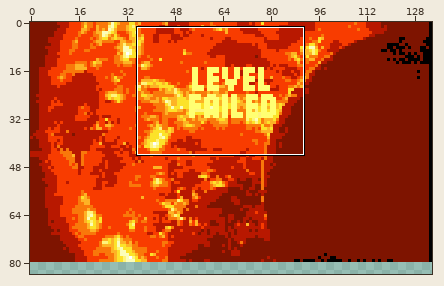
Two versions of one pixel-art file, assets/cutScenes/ase/game-over-earth-explodes.aseprite. Above, an overview of the earlier version with the close-up marked.
Close-up. Before the edit:
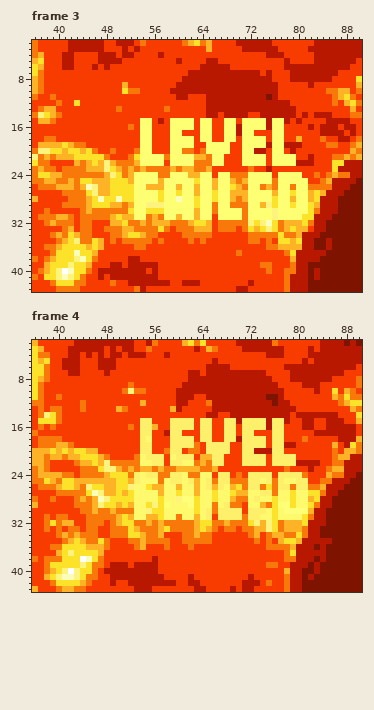
134x134 pixels, 40 frames. Colours within 5 levels of each other are drawn and written as one. Shown: frame 3: x 36..90, y 2..43; frame 4: x 36..90, y 2..43. The wide view leaves out empty margins. The commit also changed other frames or places, which this record leaves out.
Once edited:
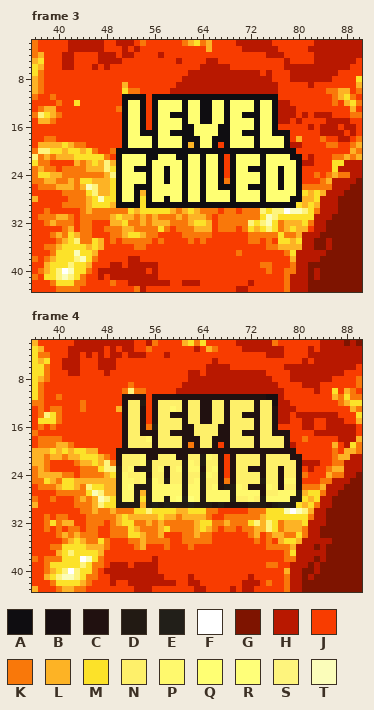
Palette (. is transparent): A #0f0d11  B #180e10  C #211110  D #221a13  E #221f19  F #ffffff  G #7e1400  H #b81800  J #f83c00  K #f9780a  L #fdb325  M #fce229  N #fef06a  P #fff96d  Q #ffff73  R #ffff79  S #fef47d  T #fbfdba
Change:
--- frame 3, layer "Layer 1"
@@ x 48..83 @@
 10 JJJMKKJJJJJHHHHHHHHHHHHHHHHHHJJJJJJJ
-11 JJJJJJJJJJJJHHJJJHHHHHHHHHHGHJJJJJJJ
-12 JJJJJJJJJJJJJJJJJHHHHHHHHHHHHHHJJJJJ
-13 JJKJJJJJJJKJJJJJJHHHHHHHHHHHHHHHJJJJ
-14 JJJJJJJJJJJJJJJJJHHJHHHHJJHHHHHHJHJH
-15 JJJJJJQQJHJQQQQJQQJJQQJQQQQHQQHJHJJJ
-16 JJJJKJQQJJJQQQQJQQJJQQHQQQQHQQJJJJHJ
-17 JJJJJJQQJJJQQJJJQQJJQQHQQJJJQQJJJJJJ
-18 JJJJJJQQJJJQQQQJQQJJQQJQQQQJQQJJLJJJ
-19 JJJJJJQQJJJQQQQJJQQQQJJQQQQHQQHHHJJJ
-20 JKJJJKQQJJJQQKKJKQQQQJJQQHHJQQJHJJJJ
-21 KJJJKMQQQQKQQQQLLKQQJJJQQQQJQQQQJJHJ
-22 SLKKKLQQQQJQQQQKKKQQJJJQQQQJQQQQHHHJ
-23 SMLKLKLKKKKLKLLKKLJJJJJJKJJHJJJJJJJJ
-24 LSMKLQQQQKKQQQLLQQJQQKKKQQQQJQQQQJJK
-25 LMMMLQQQQLQQQQQMQQLQQLKLQQQQKQQQQQJJ
-26 LMMMMQQLLLQQLQQLQQLQQMLKQQKLKQQKQQKK
-27 LMMMMQQQQMQQMQQLQQMQQLLLQQQQLQQMQQLM
-28 MMTMMQQQQMQQTQQMQQMQQLKLQQQQMQQLQQLM
-29 MLLKLQQSSSQQQQQMQQKQQKKKQQLSMQQMQQML
-30 KKKKMQQMMMQQQQQLQQKQQQQKQQQQSQQQQQMK
-31 KLMLLQQKLKQQLQQLQQJQQQQKQQQQSQQQQMMH
+11 JJJAAAAJAAAAAAAAAAAAAAAAAAAAAJJJJJJJ
+12 JJJAQQAJAQQQQAQQAAQQAQQQQAQQAHHJJJJJ
+13 JJKAQQAJAQQQQAQQAAQQAQQQQAQQAHHHJJJJ
+14 JJJAQQAJAQQAAAQQAAQQAQQAAAQQAHHHJHJH
+15 JJJAQQAJAQQQQAQQAAQQAQQQQAQQAHHJHJJJ
+16 JJJAQQAJAQQQQAAQQQQAAQQQQAQQAJJJJJHJ
+17 JJJAQQAAAQQAAAAQQQQAAQQAAAQQAAAJJJJJ
+18 JJJAQQQQAQQQQAAAQQAAAQQQQAQQQQAJLJJJ
+19 JJJAQQQQAQQQQALAQQAJAQQQQAQQQQAHHJJJ
+20 JKAAAAAAAAAAAAAAAAAAAAAAAAAAAAAAJJJJ
+21 KJAQQQQAAQQQAAQQAQQAJAQQQQAQQQQAAJHJ
+22 SLAQQQQAQQQQQAQQAQQAJAQQQQAQQQQQAHHJ
+23 SMAQQAAAQQAQQAQQAQQAJAQQAAAQQAQQAJJJ
+24 LSAQQQQAQQAQQAQQAQQAJAQQQQAQQAQQAJJK
+25 LMAQQQQAQQAQQAQQAQQAKAQQQQAQQAQQAJJJ
+26 LMAQQAAAQQQQQAQQAQQAAAQQAAAQQAQQAKKK
+27 LMAQQALAQQQQQAQQAQQQQAQQQQAQQQQQAMLM
+28 MMAQQAMAQQAQQAQQAQQQQAQQQQAQQQQAALLM
+29 MLAAAAMAAAAAAAAAAAAAAAAAAAAAAAAAMLML
+30 KKKKMLMMMMMLKLMLKKKJKKJKKKSMSSFTTSMK
+31 KLMLLKLKLKKKLKLLLKJKKKKKKKMTSMMMMMMH
 32 JLLMKKLKLLLKKKLMMLJKKKKKSMSTMKLLLMKH
--- frame 4, layer "Layer 1"
@@ x 48..83 @@
 10 JJJKSKKJJJJJHHHHHHHHHHHHHHHHHHJJJJJH
-11 JJJJJJJJJJJJHHHJJHHHHHHHHHHGGHJJJJJJ
-12 JJJJJJLJJJJJHHJJJKHHHHHHHHHHGHHJJJJJ
-13 JJLKJJJJJJJLHJJJJJHHHHHHHHHHHHHHJJJJ
-14 JJJJJJJJJJJJJJJJJHHJJHHHHHHHHHHJHHHH
-15 JJJJJJNNJJJNNNNJNNJJNNHNNNNHNNHJJHHJ
-16 JJJJKJNNLJJNNNNJNNJJNNJNNNNHNNJJJHHJ
-17 JJJJJJNNJJHNNJJJNNJJNNJNNJJJNNJJJJJH
-18 JJJJJJNPJJJNNNNJNNJJNNHNNNNJNNJJJKJJ
-19 JJJJJJNNJJJNNNNKJNNNNJJNNNNJNNHHJJJJ
-20 JJJJJJNNJJKNNJKKJNNNNJJNNHHHNNJJJJJJ
-21 KJJJJKPNNNJPNNNJLLNNJJJNNNNJNNNNJJJJ
-22 SKKKKKPPNNJNNPPKLKNNJJJNNNNJNNNNHHHH
-23 SSLKLKLLKLKKLLLLKKLJJJJJJJJJJJKJJJHJ
-24 LMMMKNPNNKKNNPKKPPJNNJKJNNNNJNNNNKJJ
-25 LLMMLNPPPKPNNPNLPNKNNKKKNNPNKNPPNNJJ
-26 LLMMSPPMLLPPLPPLPNLNPLMKNNKMKNNKNNKK
-27 LLMLMPPPPLPPMPPLPPMPPMLLPPNNKPPMPPMM
-28 SMMMMPPPPMPPSRRMPPMPPLKKPNPPMPPMPPLM
-29 MMLMLPPMSMQPPPRMPPKPNKKJPPLKMQRMPPMK
-30 KLKKKPPSMMPPPPPMPNKNNNNJNNNPMPRRRQLH
-31 KKLMLPPLLMPPKPPLPNJNNNNKNNPPMPPPPMKH
+11 JJJCCCCJCCCCCCCCCCCCCCCCCCCBBHJJJJJJ
+12 JJJCNNDJCNNNNCNNCCNNCNNNNCNNBHHJJJJJ
+13 JJLCNNCJCNNPNCNNCCNNCNNNNCNNCHHHJJJJ
+14 JJJCNNCJCNNCCCNNCCNNCNNCCCNNCHHJHHHH
+15 JJJCNNCJCNNNNCNNCCNNCNNNNCNNCHHJJHHJ
+16 JJJCNNCKDNNNNCCNNNNCCNNNNCNNCJJJJHHJ
+17 JJJCNNCCCNNCCCCNNNNCCNNCCCNNCCCJJJJH
+18 JJJCNNNPCNNNNCCCNNCCCNNNNCNNNNCJJKJJ
+19 JJJCNNNNCNNNNCKCNNCJCNNNNCNNNNCHJJJJ
+20 JJCCCCCCCCCCCCCCCCCCCCCCCCCCCCCCJJJJ
+21 KJCNNNPCCNNPCCNNDPNCJCNNNNCNNNNCCJJJ
+22 SKCNNNPDNNNNNDPNDNNCJCNNNNCNNNNNCHHH
+23 SSDNPCDDNPCNPDPPCNPCJCNNCCCNNCNNCJHJ
+24 LMDPNNPCNNCNNDNNDPNCJCNNNNCNNCNNCKJJ
+25 LLDPPNPDPNDNNDNPDNNCKCNNNNDNNCPPCJJJ
+26 LLDPQDDDPPPPPDPPDNPCDDPNCCCPNCNNCKKK
+27 LLDPPDLDPPPPPDPPDPPPPDPPPPCNNPPPDLMM
+28 SMDPPDMDPPDPQERPDPPPPDNNPNDPPPPDDMLM
+29 MMDDDDLDEDEDDDEDDDCDCCCCDDDCDEEDMLMK
+30 KLKKKMMSMMMMLLMMMKKJJJJJKKKMMMTFTSLH
+31 KKLMLLLLLMLLKLLLLKJJKKKKKKLMMMMMMMKH
 32 JKLMMKKLKLKKKKKLMMKKLKKKMSLSMKLLLMHH
Changed places in both close-ups, as pixel boxes (x1, y1, x2, y2):
changed: (116, 94, 308, 220)
changed: (116, 394, 308, 520)
